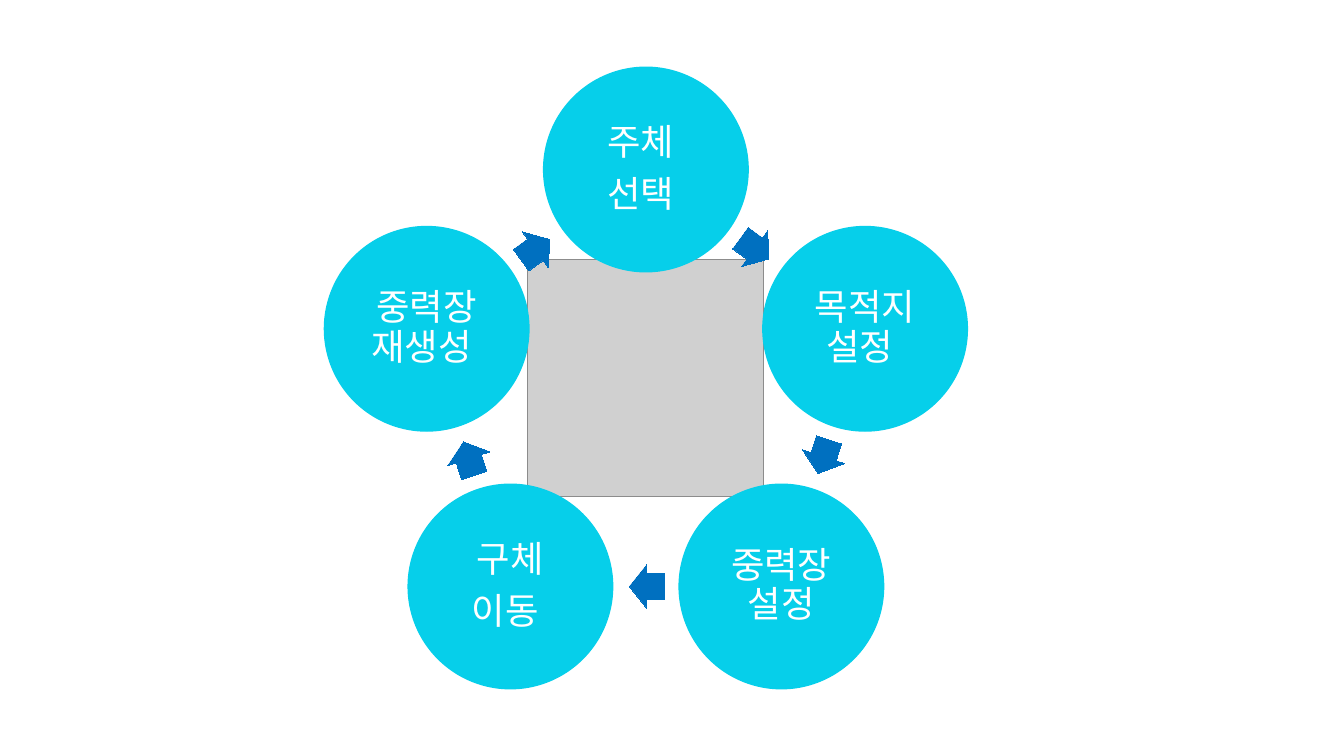
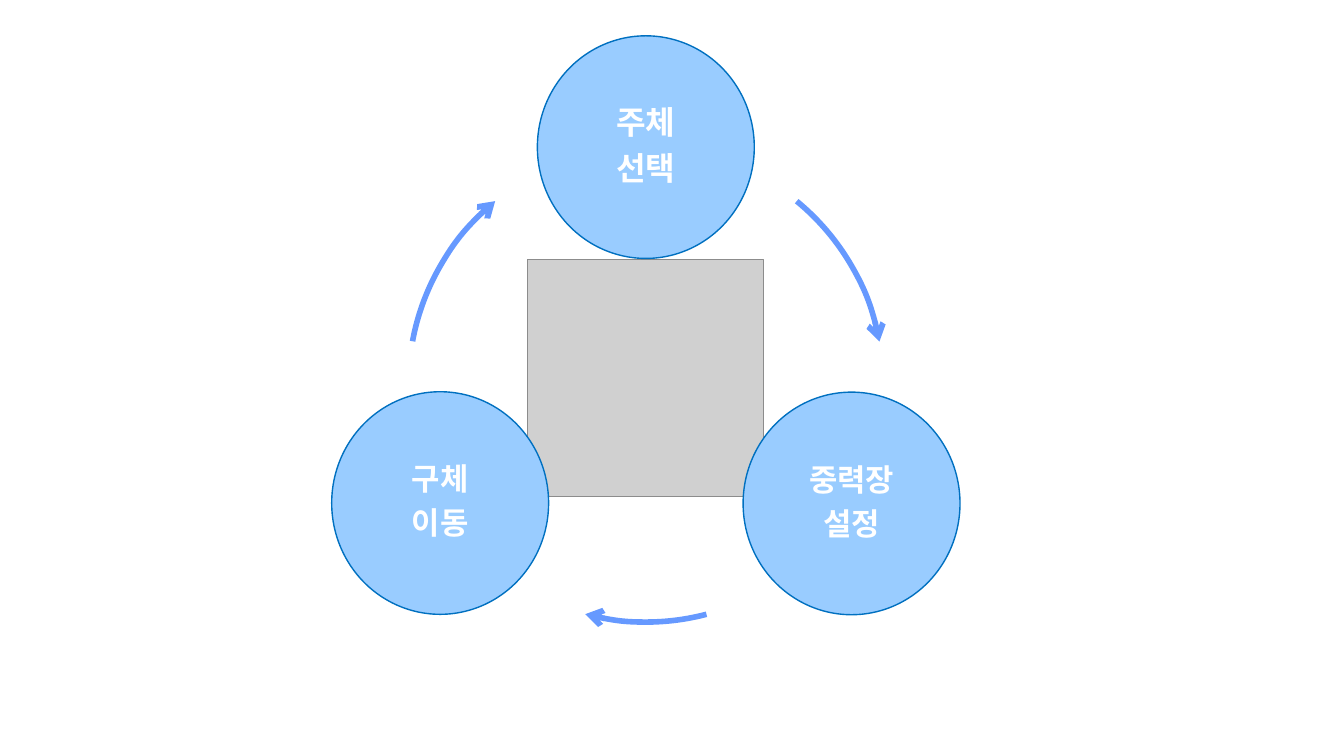
Before and after one commit to kjpark102312/Jagu_Agis, a slide deck: slide 18 of Documents/PartyBall/Project_TheBalls.pptx. Drawn at 1344x756 pixels with LibreOffice and Linux fonts; fonts in the diff are those of the drawing; grey boxes stand for pictures. Boxes give left, top, right and bottom in pixels: in the first picture for what was removed or moved away, otherwise in the second. Text is boxed around its words. In the diff, an @@ line names an element or a change of style, - is before the commit and + after.

```diff
--- a/Documents/PartyBall/Project_TheBalls.pptx
+++ b/Documents/PartyBall/Project_TheBalls.pptx
@@ ellipse resized from (x1=543, y1=68, x2=748, y2=272) to (x1=537, y1=36, x2=754, y2=259) @@
@@ ellipse at (x1=537, y1=36, x2=754, y2=259): fill #06CFEA to #99CCFF; outline #06CFEA 1 pt to #0070C0 1 pt @@
@@ text "주체" moved from (x1=607, y1=125, x2=674, y2=210) to (x1=616, y1=107, x2=675, y2=183) @@
@@ text "주체" at (x1=616, y1=107, x2=675, y2=183): size 26 to 23 pt, bold on; less space between paragraphs @@
@@ group added at (x1=332, y1=147, x2=960, y2=622): 3 freeform shapes, 2 ellipses @@
@@ group removed at (x1=325, y1=221, x2=968, y2=689): 5 right arrows, 4 ellipses, 2 texts @@
-목적지 설정
-중력장 재생성
@@ text "구체" moved from (x1=472, y1=542, x2=544, y2=627) to (x1=412, y1=464, x2=469, y2=537) @@
@@ text "구체" at (x1=412, y1=464, x2=469, y2=537): size 26 to 22 pt, bold on; less space between paragraphs @@
@@ text at (x1=809, y1=465, x2=894, y2=538): text changed; size 26 to 22 pt; bold on @@
-중력장 설정
+중력장
+설정
```
Also in this commit, not shown: 1 other file.
